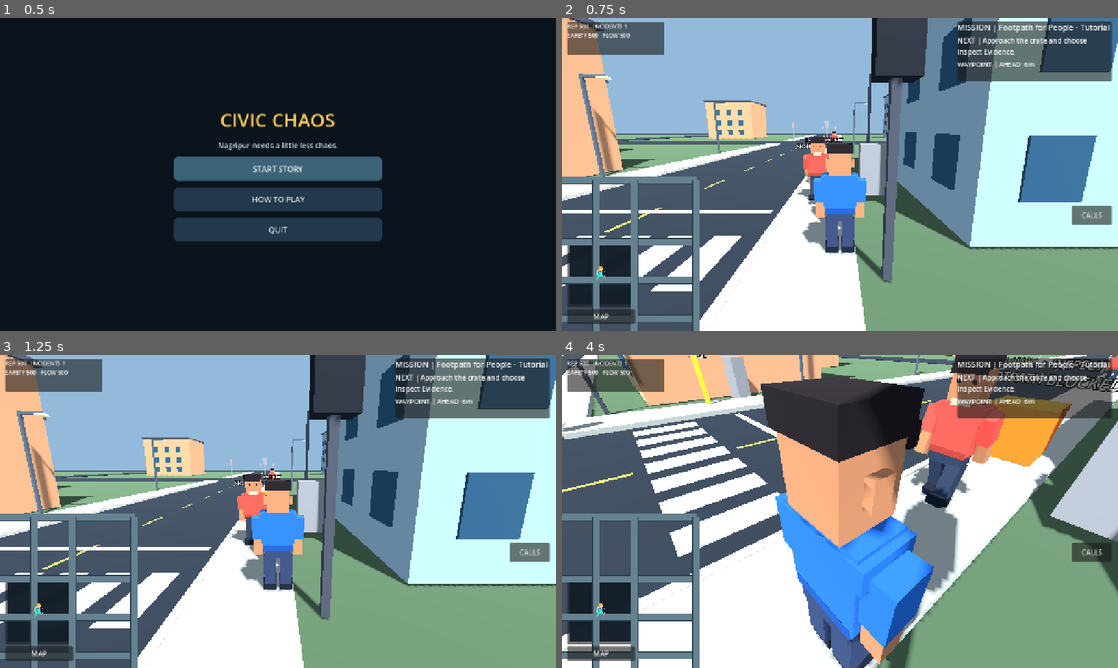
Above: before the commit, frames 1-4 (two rows, left to right).
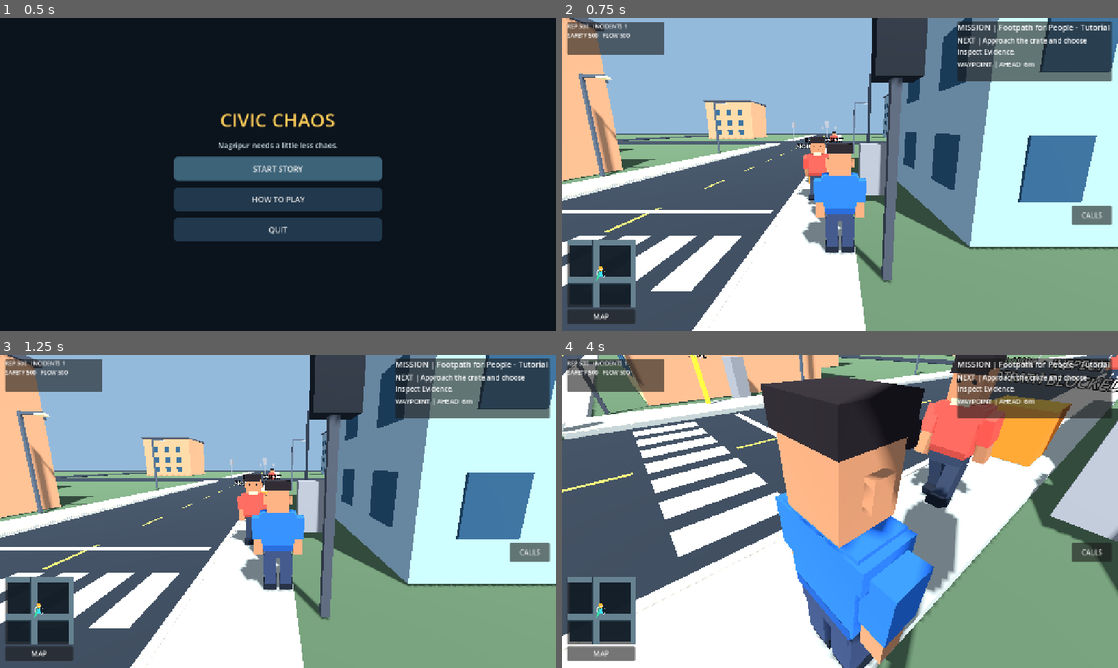
Above: after the commit, the same moments.

Repository: gauravprajapat-23/civic-chaos
Game: Godot game, scene res://scenes/core/menu.tscn
Two runs of this game, one before a commit and one after it. Both use one fixed random seed, a clock stepped at 60 frames per second and the inputs below.
Inputs (mouse positions are in pixels of both pictures, inside the frame that each line leads up to):
- Up to frame 1 (0.5 s): no input
- Up to frame 2 (0.75 s): click "START STORY" at 0.5 s
- Up to frame 3 (1.25 s): no input
- Up to frame 4 (4 s): click "MAP" at 1.25 s; click "CALLS" at 2 s; tap Enter at 2.75 s; move the mouse to (962, 495) at 2.77 s; hold D (move_right) 2.78-3.5 s; hold E (interact) 2.78-3.5 s; click (962, 495) at 2.92 s; tap Space (jump) at 3.02 s; tap F10 (restart_game) at 3.5 s; drag from (728, 527) to (812, 574) at 3.52 s

Frame 1 is identical in both runs. In frame 2, 2.6% of the frame differs, in the area x 0-25%, y 50-100%; in frame 3, 2.6%; in frame 4, 2.9%.

Commit message:
fix(ui-hud-01): clip scrolling local minimap roads inside its square viewport [skip ci]

Diff:
--- a/scripts/ui/civic_city_map.gd
+++ b/scripts/ui/civic_city_map.gd
@@ -50,6 +50,7 @@
     map_surface = Control.new()
     map_surface.name = "MiniMapDrawing"
     map_surface.mouse_filter = Control.MOUSE_FILTER_IGNORE
+    map_surface.clip_contents = true
     map_surface.draw.connect(_draw_small)
     small_frame.add_child(map_surface)
     map_button = Button.new()
